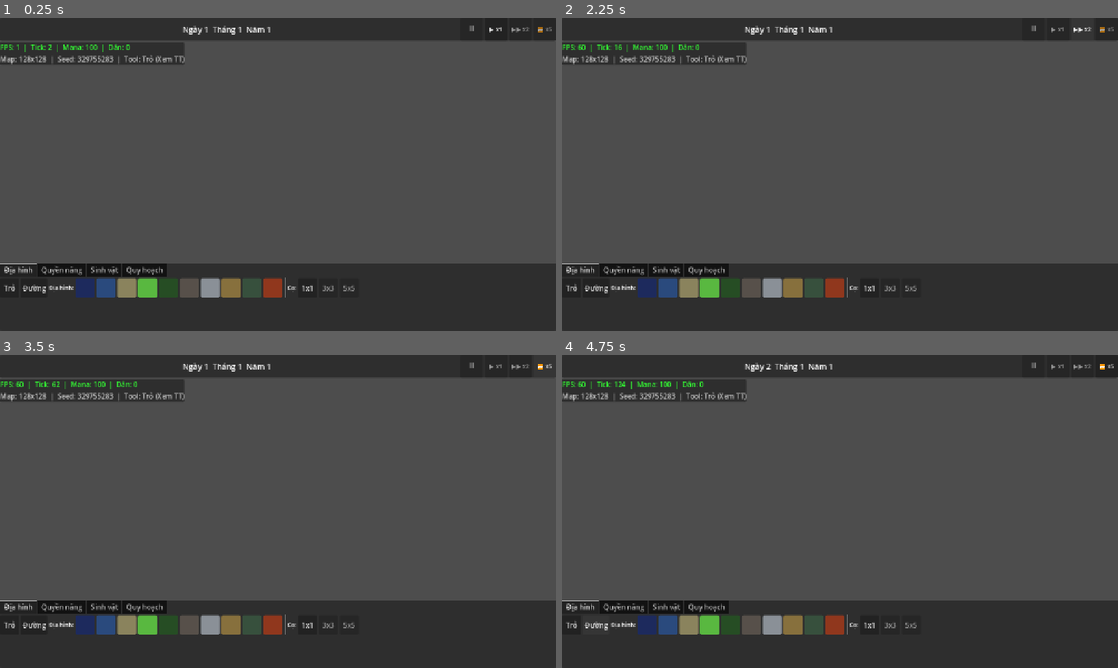
Above: before the commit, frames 1-4 (two rows, left to right).
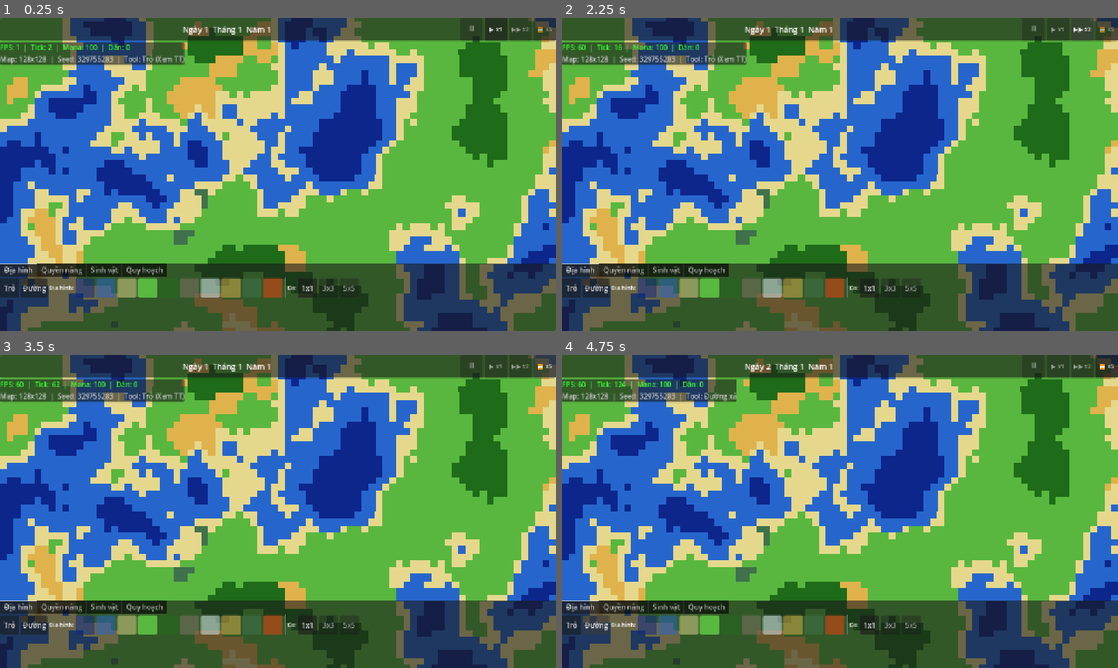
Above: after the commit, the same moments.

Repository: fate1105/worldcity
Game: Godot game, scene res://scenes/game.tscn
Same seed, same stepped clock (60 frames per second), same inputs: the game is played once before the commit and once after it.
Inputs:
- Up to frame 1 (0.25 s): no input
- Up to frame 2 (2.25 s): click "⏸" at 0.5 s; click "▶ x1" at 1.25 s; click "▶▶ x2" at 2 s
- Up to frame 3 (3.5 s): click "⏩ x5" at 2.75 s
- Up to frame 4 (4.75 s): click "Trỏ" at 3.5 s; click "Đường" at 4.25 s

The runs differ from the first frame. In frame 1, 94% of the frame differs, in the area x 0-100%, y 0-100%; in frame 2, 94%; in frame 3, 94%; in frame 4, 94%.
Error before the commit: Parse Error: Cannot find member "ZoneType" in base "TileGrid". (res://src/sim/city/city_system.gd:26)

Commit message:
fix: Add ZoneType enum to TileGrid

Diff:
--- a/src/sim/tile_grid.gd
+++ b/src/sim/tile_grid.gd
@@ -14,6 +14,8 @@
 	SWAMP       = 8,
 	LAVA        = 9,
 }
+
+enum ZoneType { NONE = 0, R = 1, C = 2, I = 3 }
 
 var width: int
 var height: int
